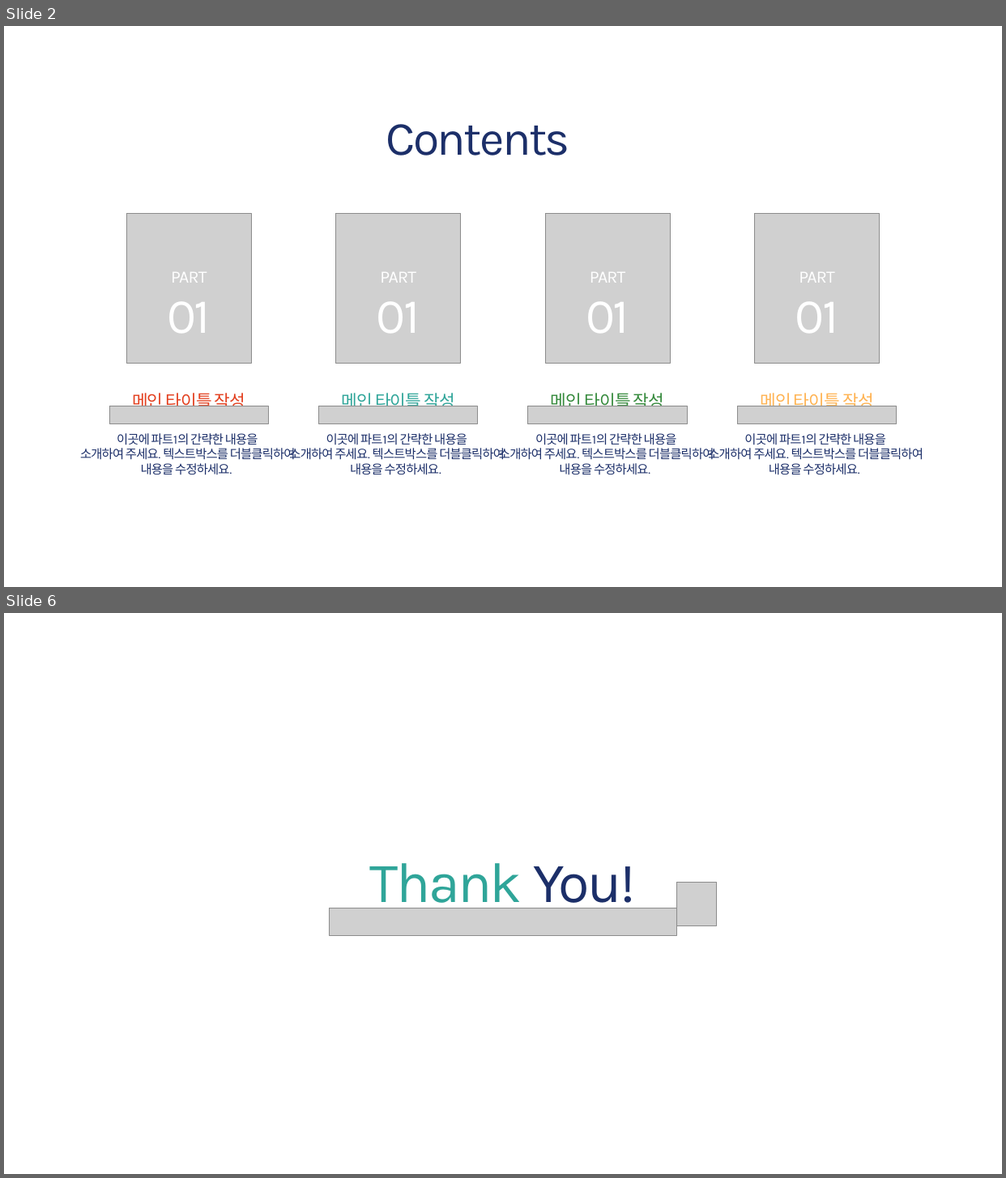
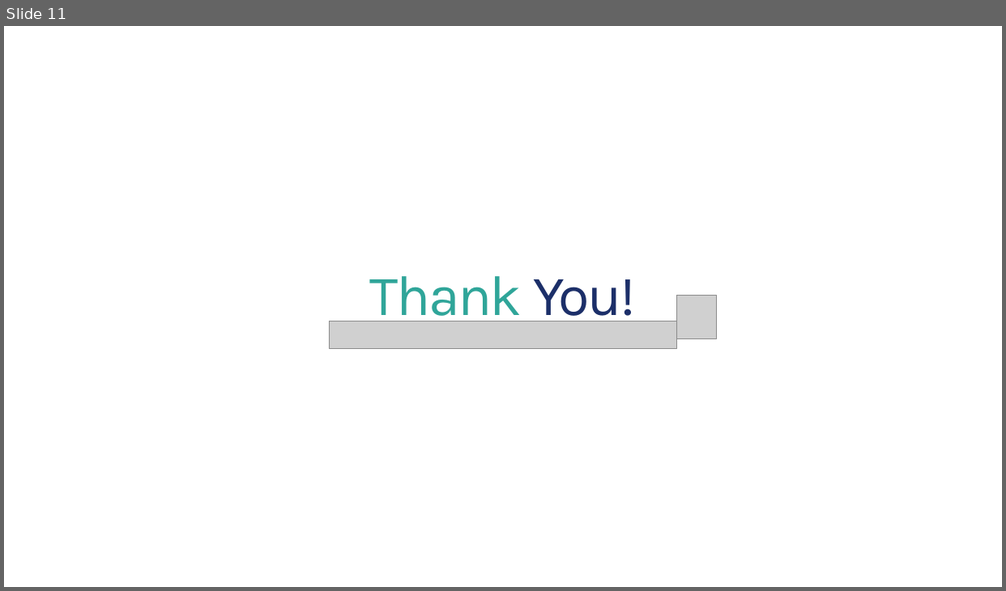
Before and after one commit to bhs0906/JavaFX_Oracle_Project, a slide deck: 3조_프로젝트2.pptx. Shown one above the other, each under a label of ours: slides 2 and 6 before the commit, slide 11 after it; the slides between them are not shown. The pictures are 1006x1178 and 1006x591 pixels, drawn with LibreOffice and Linux fonts; fonts in the diff are those of the drawing; grey boxes stand for pictures. Boxes give left, top, right and bottom in pixels: in the first picture for what was removed or moved away, otherwise in the second. Text is boxed around its words. In the diff, an @@ line names an element or a change of style, - is before the commit and + after.

Commit message:
중간수정

```diff
--- a/3조_프로젝트2.pptx
+++ b/3조_프로젝트2.pptx
@@ slide 2 removed at <box>4,26,1002,587</box>, background #FFFFFF @@
@@ text removed at <box>386,124,570,156</box> @@
-Contents
@@ picture removed at <box>127,214,252,363</box> @@
@@ picture removed at <box>336,214,461,363</box> @@
@@ picture removed at <box>545,214,670,363</box> @@
@@ picture removed at <box>754,214,879,363</box> @@
@@ text removed at <box>171,272,206,283</box> @@
-PART
@@ text removed at <box>380,272,415,283</box> @@
-PART
@@ text removed at <box>590,272,625,283</box> @@
-PART
@@ text removed at <box>799,272,834,283</box> @@
-PART
@@ text removed at <box>167,302,211,333</box> @@
-01
@@ text removed at <box>377,302,420,333</box> @@
-01
@@ text removed at <box>586,302,629,333</box> @@
-01
@@ text removed at <box>795,302,839,333</box> @@
-01
@@ text removed at <box>132,390,246,412</box> @@
-메인 타이틀 작성
@@ text removed at <box>342,390,455,407</box> @@
-메인 타이틀 작성
@@ text removed at <box>551,390,665,407</box> @@
-메인 타이틀 작성
@@ picture removed at <box>109,406,268,424</box> @@
@@ picture removed at <box>319,406,478,424</box> @@
@@ picture removed at <box>528,406,688,424</box> @@
@@ picture removed at <box>738,406,897,424</box> @@
@@ text removed at <box>760,393,874,412</box> @@
-메인 타이틀 작성
@@ text removed at <box>80,433,296,476</box> @@
-이곳에 파트1의 간략한 내용을
-소개하여 주세요. 텍스트박스를 더블클릭하여 내용을 수정하세요.
@@ text removed at <box>289,433,505,476</box> @@
-이곳에 파트1의 간략한 내용을
-소개하여 주세요. 텍스트박스를 더블클릭하여 내용을 수정하세요.
@@ text removed at <box>499,433,714,476</box> @@
-이곳에 파트1의 간략한 내용을
-소개하여 주세요. 텍스트박스를 더블클릭하여 내용을 수정하세요.
@@ text removed at <box>708,433,923,476</box> @@
-이곳에 파트1의 간략한 내용을
-소개하여 주세요. 텍스트박스를 더블클릭하여 내용을 수정하세요.
@@ what was slide 6 is now slide 11 @@
```
Also in this commit, not shown: 3 slides changed, 7 slides added, 1 other slide removed.
